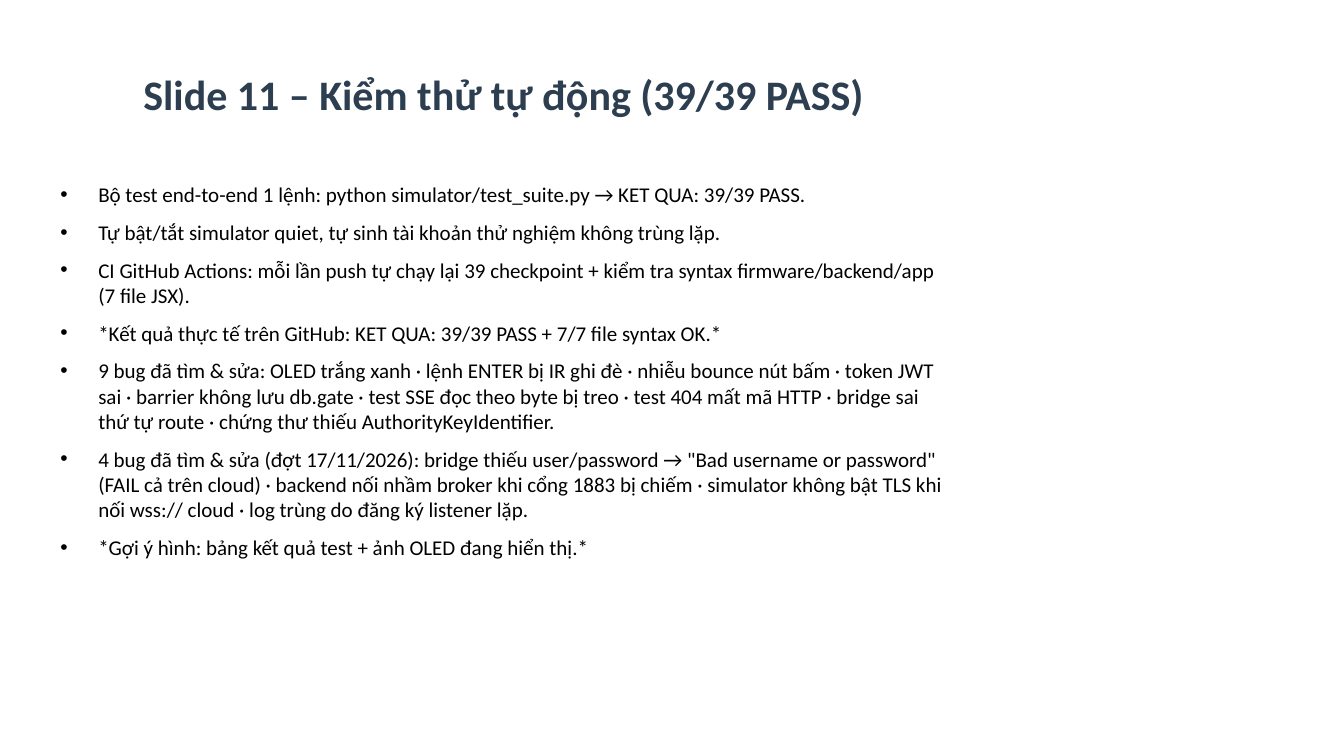
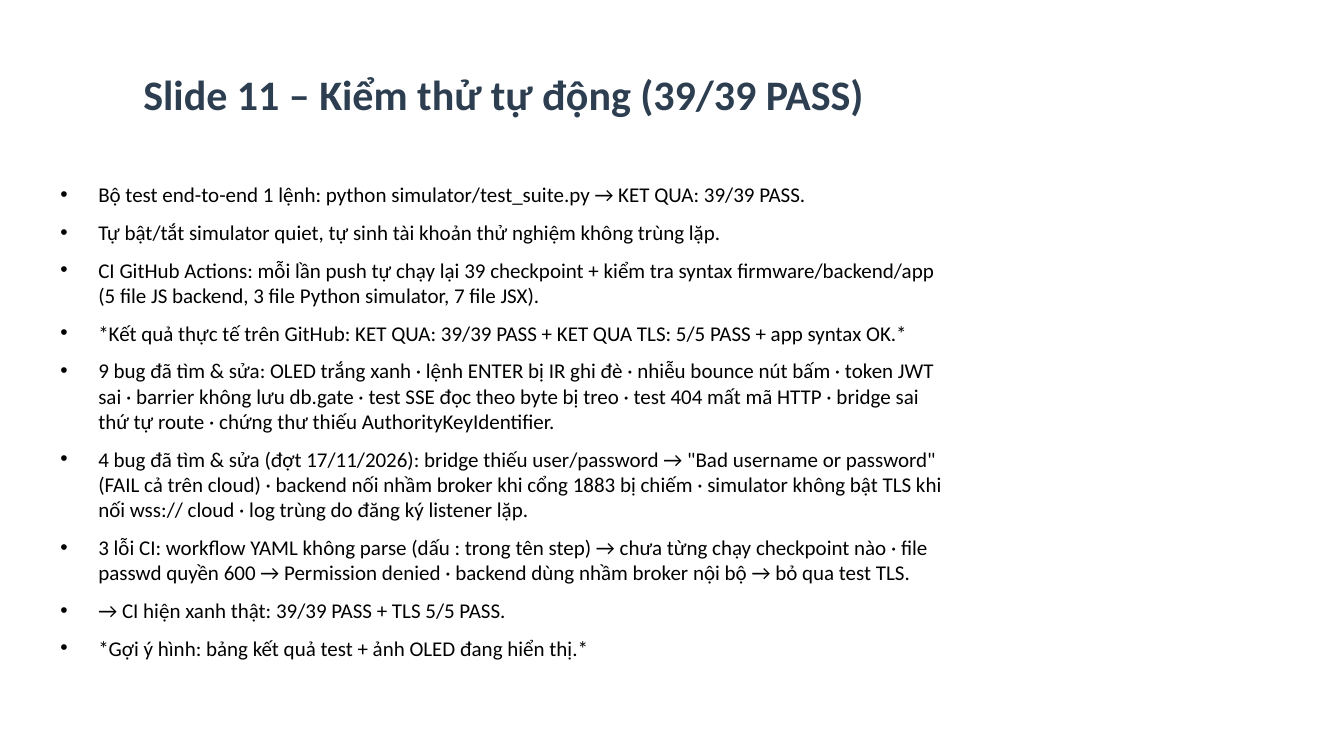
Before and after one commit to Phong220205/smart-parking-ltdd2, a slide deck: slide 14 of docs/Slide_ThuyetTrinh.pptx. Drawn at 1344x756 pixels with LibreOffice and Linux fonts; fonts in the diff are those of the drawing. Boxes give left, top, right and bottom in pixels: in the first picture for what was removed or moved away, otherwise in the second. Text is boxed around its words. In the diff, an @@ line names an element or a change of style, - is before the commit and + after.

```diff
--- a/docs/Slide_ThuyetTrinh.pptx
+++ b/docs/Slide_ThuyetTrinh.pptx
@@ text at bbox=[98, 261, 934, 345]: text changed @@
-• CI GitHub Actions: mỗi lần push tự chạy lại 39 checkpoint + kiểm tra syntax firmware/backend/app (7 file JSX).
-• *Kết quả thực tế trên GitHub: KET QUA: 39/39 PASS + 7/7 file syntax OK.*
+• CI GitHub Actions: mỗi lần push tự chạy lại 39 checkpoint + kiểm tra syntax firmware/backend/app (5 file JS backend, 3 file Python simulator, 7 file JSX).
+• *Kết quả thực tế trên GitHub: KET QUA: 39/39 PASS + KET QUA TLS: 5/5 PASS + app syntax OK.*
@@ text at bbox=[98, 538, 927, 622]: paragraphs added @@
+• 3 lỗi CI: workflow YAML không parse (dấu : trong tên step) → chưa từng chạy checkpoint nào · file passwd quyền 600 → Permission denied · backend dùng nhầm broker nội bộ → bỏ qua test TLS.
+• → CI hiện xanh thật: 39/39 PASS + TLS 5/5 PASS.
```
Also in this commit, not shown: 6 other files.
